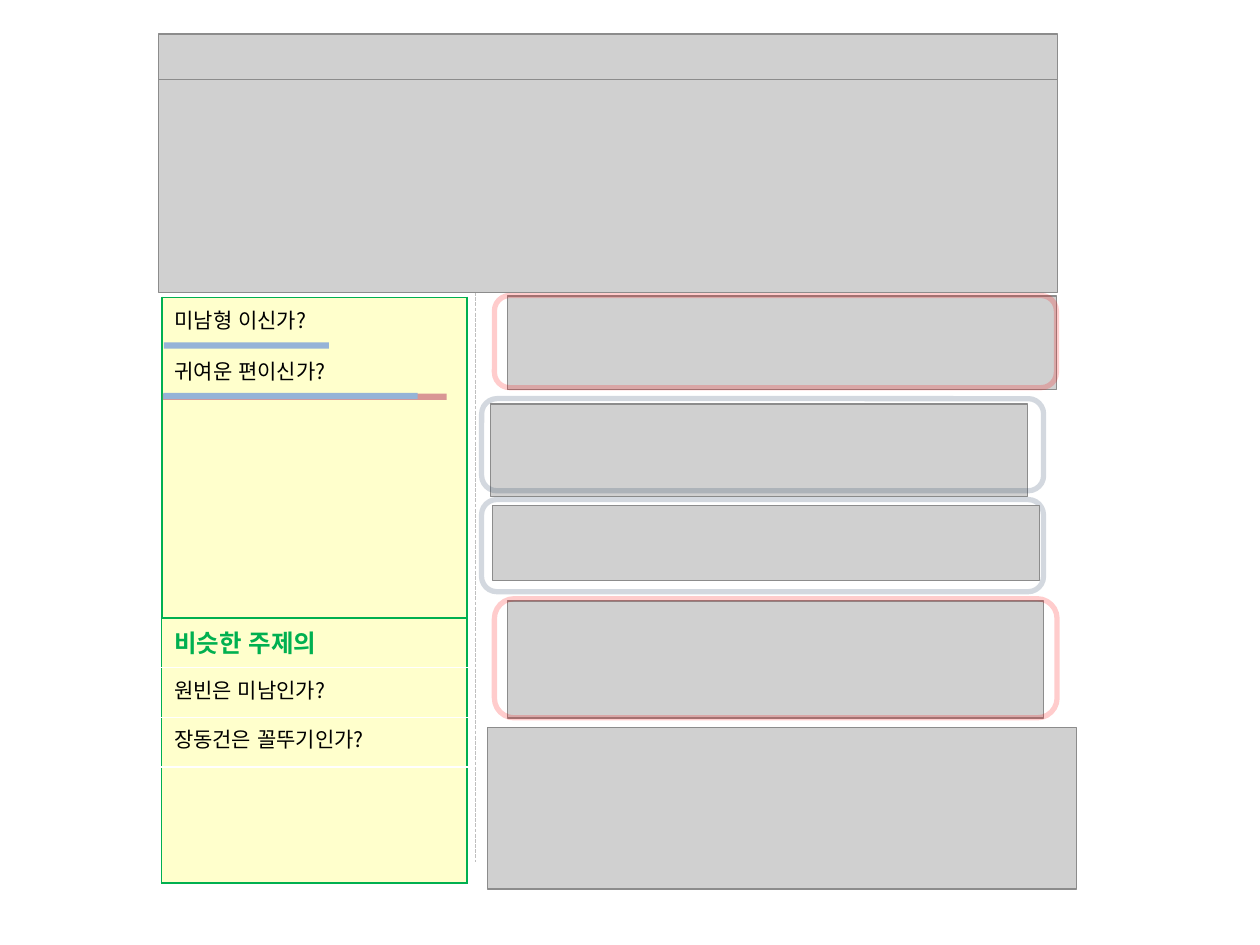
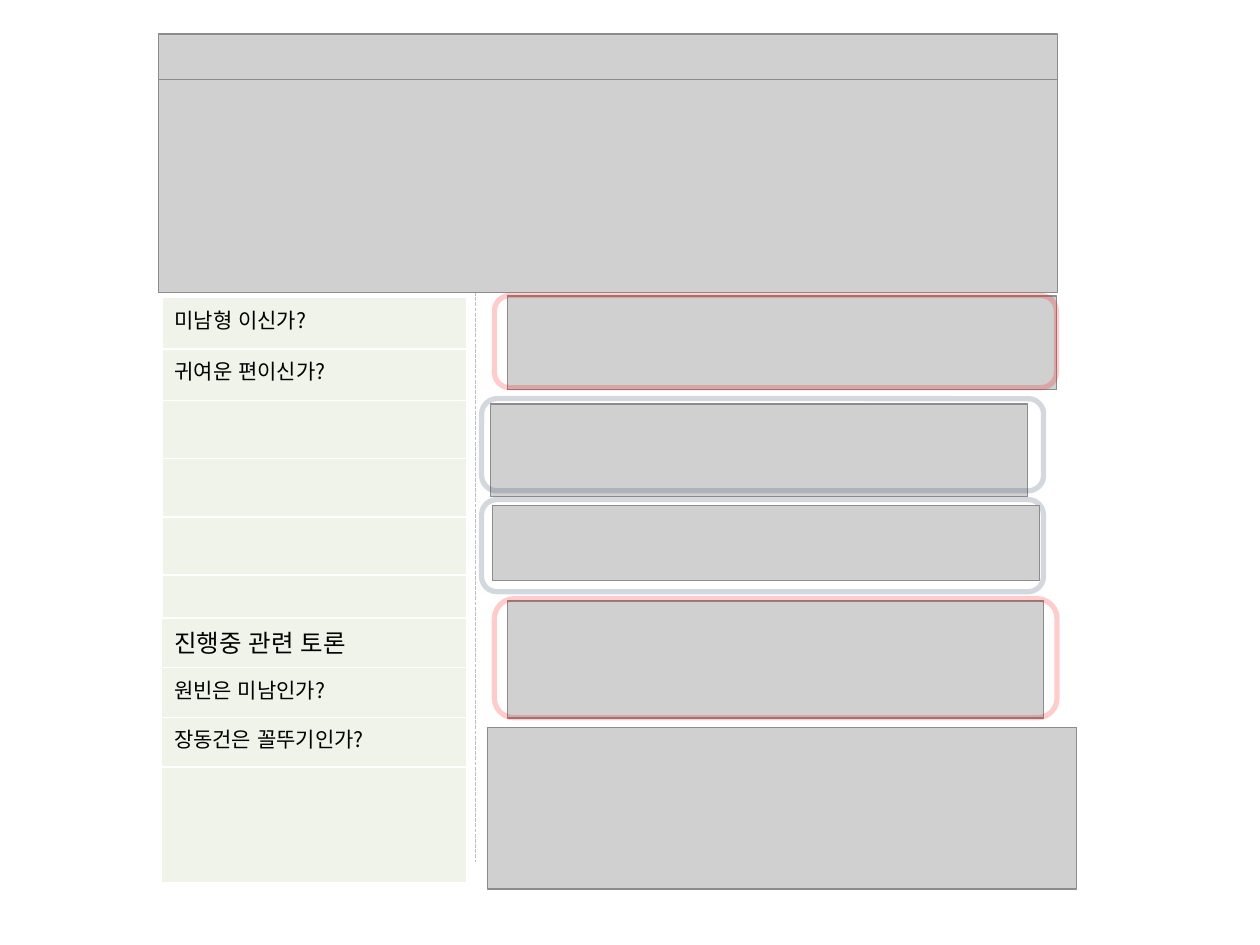
Before and after one commit to Song-InSeok/Akropolis, a slide deck: slide 1 of document/debate_page_design.pptx. Drawn at 1260x945 pixels with LibreOffice and Linux fonts; fonts in the diff are those of the drawing; grey boxes stand for pictures. Boxes give left, top, right and bottom in pixels: in the first picture for what was removed or moved away, otherwise in the second. Text is boxed around its words. In the diff, an @@ line names an element or a change of style, - is before the commit and + after.

Commit message:
Mid-presentation-0.0000001

```diff
--- a/document/debate_page_design.pptx
+++ b/document/debate_page_design.pptx
@@ table at bbox=[163, 297, 467, 606] @@
@@ fill #FFFFCC to #EFF3EA in 6 cells @@
@@ borders changed @@
@@ rectangle removed at bbox=[164, 343, 447, 349] @@
@@ rectangle removed at bbox=[164, 343, 329, 349] @@
@@ rectangle removed at bbox=[163, 393, 446, 399] @@
@@ rectangle removed at bbox=[164, 393, 418, 399] @@
@@ table at bbox=[161, 617, 467, 883] @@
-row 1, column 1: 비슷한 주제의
+row 1, column 1: 진행중 관련 토론
@@ fill #FFFFCC to #EFF3EA in 4 cells @@
@@ borders changed @@
```
Also in this commit, not shown: 10 other files.
